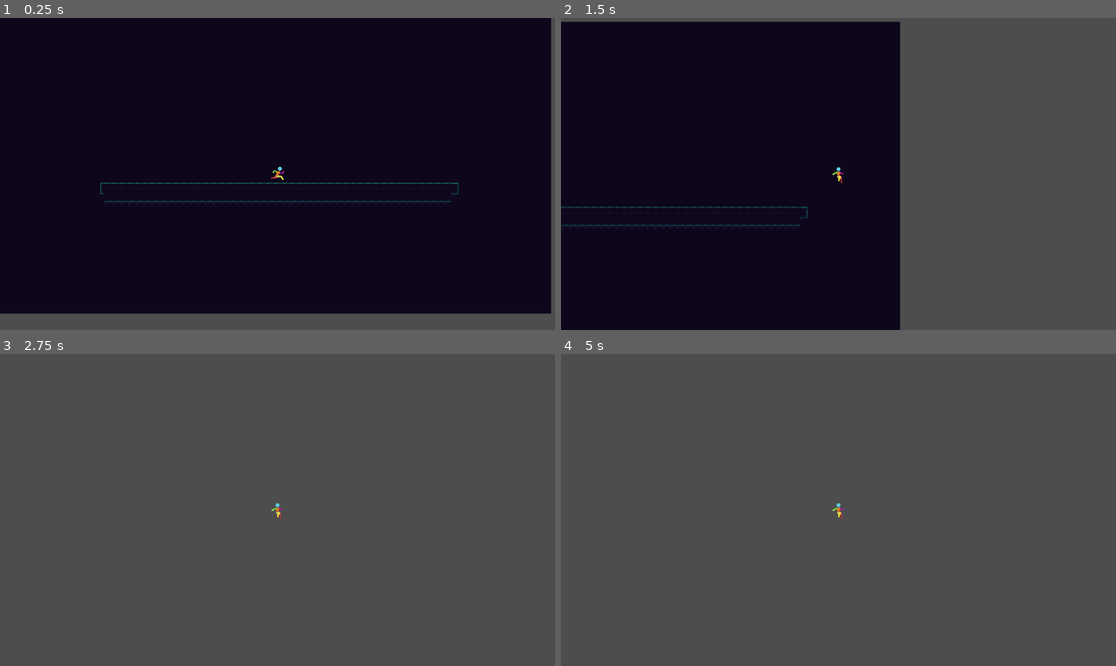
Above: before the commit, frames 1-4 (two rows, left to right).
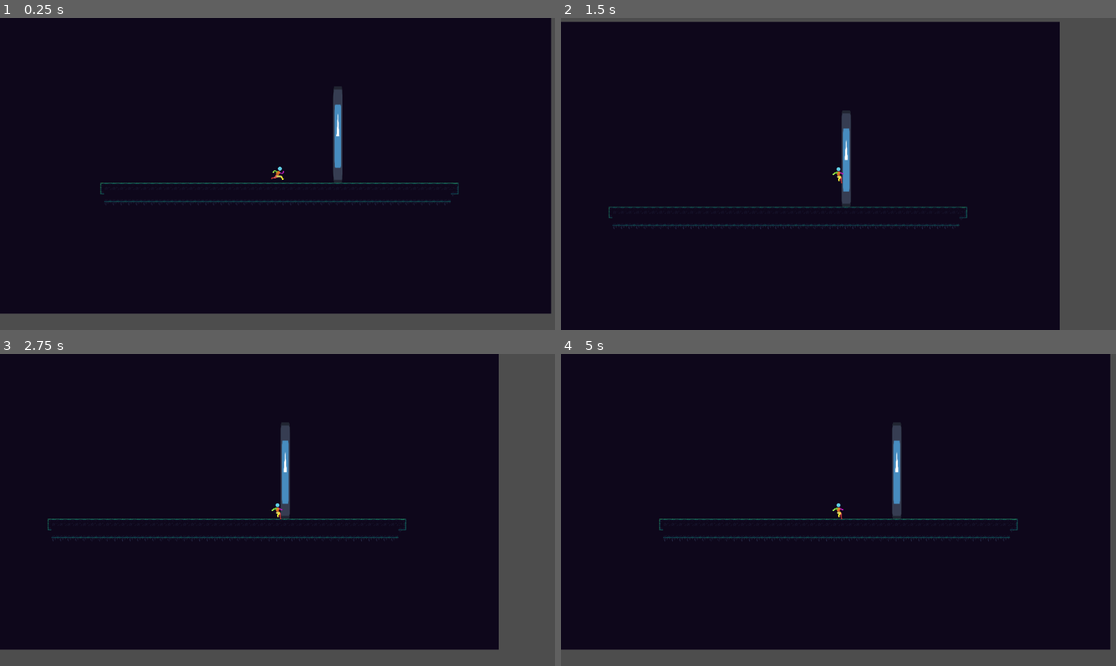
Above: after the commit, the same moments.

Repository: Dacosa/pre-alpha
Game: Godot game, scene res://Scenes/main.tscn
Same seed, same stepped clock (60 frames per second), same inputs: the game is played once before the commit and once after it. The engine's default icon, where the game draws it, is replaced by a stand-in: a white triangle on a blue panel in a dark square.
Inputs:
- Up to frame 1 (0.25 s): no input
- Up to frame 2 (1.5 s): tap Enter at 0.5 s; hold D (move_right) from 0.53 s (still down); tap Shift (air_spin) at 0.6 s; tap Space (jump) at 0.77 s; tap A (any) at 1.35 s
- Up to frame 3 (2.75 s): tap Space (jump) at 1.52 s; release D (move_right) at 2.03 s; hold S (move_down) from 2.03 s (still down); tap Shift (air_spin) at 2.1 s
- Up to frame 4 (5 s): tap Space (jump) at 2.75, 3.02, 3.77, 4.52 s; release S (move_down) at 2.78 s; hold D (move_right) 2.78-4.28 s; tap A (any) at 2.85, 4.35 s; tap Shift (air_spin) at 3.6 s

The runs differ from the first frame. In frame 1, 0.5% of the frame differs, in the area x 59-62%, y 22-53%; in frame 2, 29%; in frame 3, 85%; in frame 4, 94%, in the area x 0-99%, y 0-95%.

Commit message:
Added Object with push method

Diff:
--- a/Scenes/main.tscn
+++ b/Scenes/main.tscn
@@ -1,7 +1,9 @@
-[gd_scene load_steps=7 format=3 uid="uid://cqkyoy1t37umx"]
-
-[ext_resource type="PackedScene" uid="uid://2xq5yk7m3idj" path="res://Scenes/player.tscn" id="2_rojcc"]
+[gd_scene load_steps=10 format=3 uid="uid://bi808k403yhv3"]
+
+[ext_resource type="PackedScene" path="res://Scenes/player.tscn" id="2_rojcc"]
 [ext_resource type="Texture2D" uid="uid://b2p3nuyd08ksn" path="res://Assets/Adve tileset/tiles.png" id="3_hkt7m"]
+[ext_resource type="Texture2D" uid="uid://b3n7pwx36iao7" path="res://icon.svg" id="3_i1ceg"]
+[ext_resource type="Script" path="res://Scripts/primerObjeto.gd" id="4_h286x"]
 
 [sub_resource type="TileSetAtlasSource" id="TileSetAtlasSource_xw5qx"]
 texture = ExtResource("3_hkt7m")
@@ -510,6 +512,8 @@
 terrain_set_0/terrain_0/color = Color(0, 0, 0, 1)
 sources/0 = SubResource("TileSetAtlasSource_l4b47")
 
+[sub_resource type="RectangleShape2D" id="RectangleShape2D_avpn6"]
+
 [node name="Main" type="Node2D"]
 
 [node name="Player" parent="." instance=ExtResource("2_rojcc")]
@@ -527,3 +531,17 @@
 tile_set = SubResource("TileSet_fertg")
 format = 2
 layer_0/tile_data = PackedInt32Array(786469, 655360, 8, 720933, 655360, 8, 655397, 655360, 8, 589861, 655360, 8, 524325 …(60911 unchanged characters)…
+
+[node name="Objeto" type="RigidBody2D" parent="."]
+position = Vector2(165, -165)
+script = ExtResource("4_h286x")
+metadata/_edit_group_ = true
+
+[node name="Sprite2D" type="Sprite2D" parent="Objeto"]
+position = Vector2(3.8147e-06, 9.53674e-06)
+scale = Vector2(0.15625, 1.5625)
+texture = ExtResource("3_i1ceg")
+
+[node name="CollisionShape2D" type="CollisionShape2D" parent="Objeto"]
+scale = Vector2(1, 10)
+shape = SubResource("RectangleShape2D_avpn6")
--- a/Scenes/player.tscn
+++ b/Scenes/player.tscn
@@ -1,6 +1,6 @@
-[gd_scene load_steps=53 format=3 uid="uid://2xq5yk7m3idj"]
-
-[ext_resource type="Script" path="res://Player.gd" id="1_5gb51"]
+[gd_scene load_steps=53 format=3]
+
+[ext_resource type="Script" path="res://Scripts/Player.gd" id="1_5gb51"]
 [ext_resource type="Texture2D" uid="uid://clup0f4c3sfea" path="res://Assets/AssetPack-V1/Sprite Sheets/Character Idle 48x48.png" id="2_rhjl5"]
 [ext_resource type="Texture2D" uid="uid://c4xyvg7kkdanv" path="res://Assets/AssetPack-V1/Sprite Sheets/run cycle 48x48.png" id="3_uxx3o"]
 [ext_resource type="Texture2D" uid="uid://bvqna7ls5cx31" path="res://Assets/AssetPack-V1/Sprite Sheets/player jump 48x48.png" id="4_knm3t"]
--- /dev/null
+++ b/Scripts/primerObjeto.gd
@@ -0,0 +1,14 @@
+extends RigidBody2D
+
+
+# Called when the node enters the scene tree for the first time.
+func _ready():
+	pass # Replace with function body.
+
+
+# Called every frame. 'delta' is the elapsed time since the previous frame.
+func _process(delta):
+	pass
+
+func push(force : int):
+	apply_central_impulse(Vector2(1000,0))
